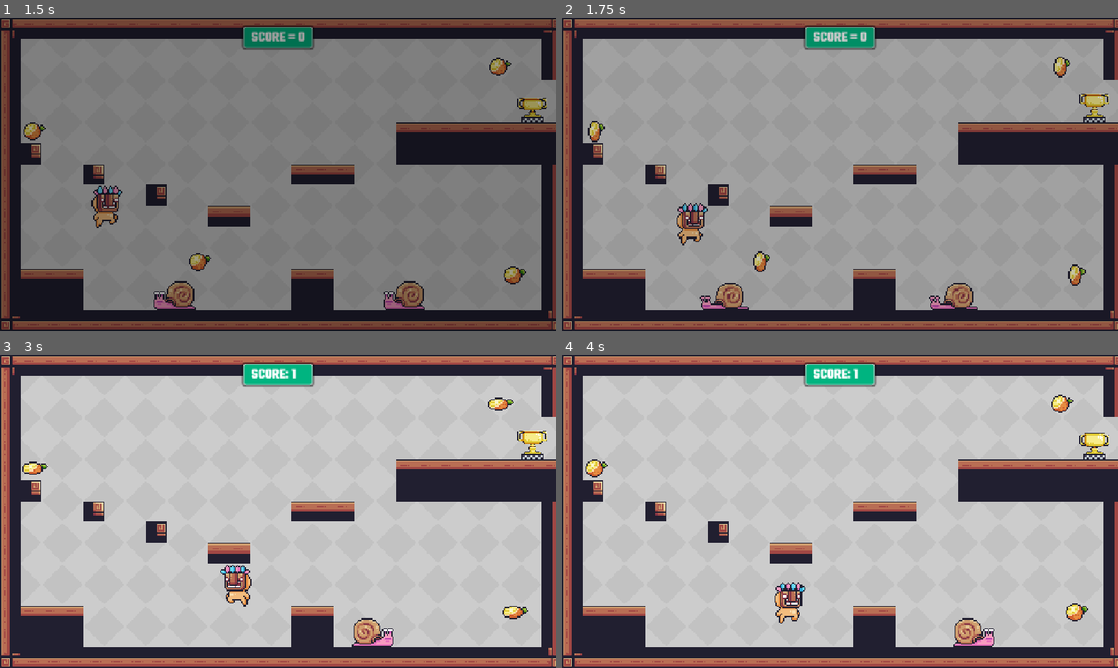
Above: before the commit, frames 1-4 (two rows, left to right).
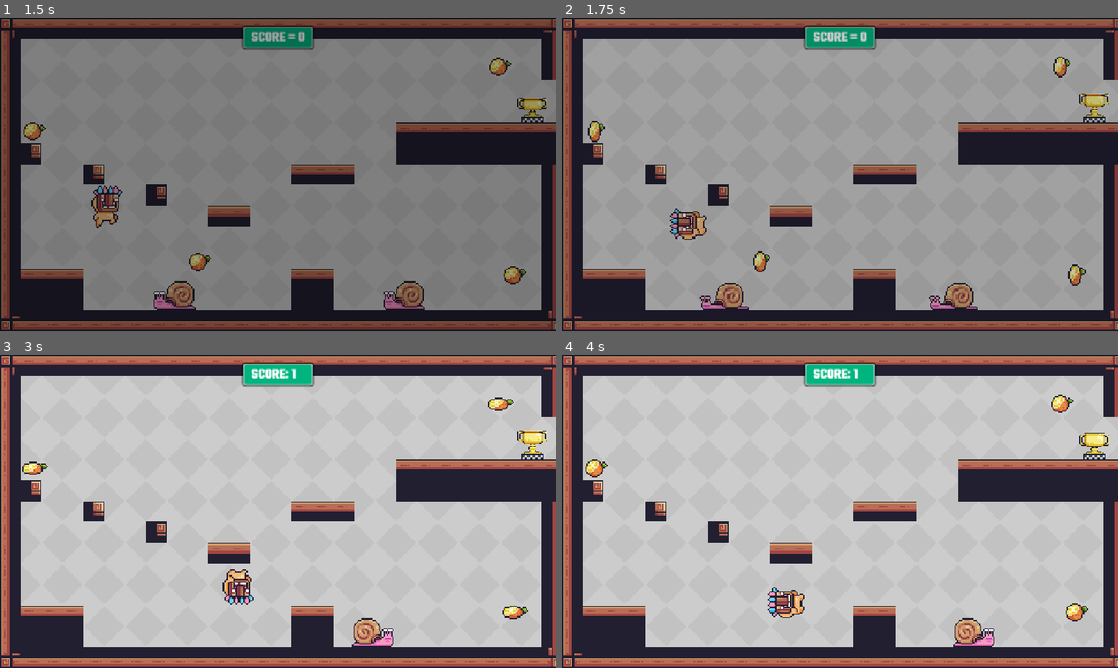
Above: after the commit, the same moments.

Repository: asehdev1994/pixel-platformer
Game: Godot game, scene res://Scenes/main.tscn
The game is run twice, just before and just after one commit, with the same random seed, the same clock (stepped at 60 frames per second) and the same inputs.
Inputs:
- Up to frame 1 (1.5 s): click "Play" at 0.5 s; hold D (right) from 1.28 s (still down); tap Space (jump) at 1.35 s
- Up to frame 2 (1.75 s): keep holding D (right); tap Space (jump) at 1.52 s
- Up to frame 3 (3 s): tap Space (jump) at 1.82, 2.1, 2.27, 2.57, 2.85 s; release D (right) at 2.78 s; hold A (left) from 2.78 s (still down)
- Up to frame 4 (4 s): release A (left) at 3.53 s; hold D (right) from 3.53 s (still down); tap Space (jump) at 3.6, 3.77 s

Frame 1 is identical in both runs. In frame 2, 0.6% of the frame differs, in the area x 19-27%, y 59-73%; in frame 3, 0.5%; in frame 4, 0.6%, in the area x 37-44%, y 72-86%.

Commit message:
Added double jump animation and refactored state animations

Diff:
--- a/Scenes/player.tscn
+++ b/Scenes/player.tscn
@@ -2,12 +2,37 @@
 
 [ext_resource type="Script" uid="uid://crfh2ni0be028" path="res://Scripts/player.gd" id="1_fkybt"]
 [ext_resource type="Texture2D" uid="uid://cqthprfkhc1oy" path="res://Assets/Images/Player/Hit (32x32).png" id="1_vgqql"]
+[ext_resource type="Texture2D" uid="uid://cyhigyfghmkqf" path="res://Assets/Images/Player/Double Jump (32x32).png" id="2_8erm5"]
 [ext_resource type="Texture2D" uid="uid://drpbhft67ecob" path="res://Assets/Images/Player/Idle (32x32).png" id="2_fkybt"]
 [ext_resource type="Texture2D" uid="uid://32on5axve31t" path="res://Assets/Images/Player/Jump (32x32).png" id="3_x3wgy"]
 [ext_resource type="Texture2D" uid="uid://b0a17k3s7dyat" path="res://Assets/Images/Player/Run (32x32).png" id="4_3smsa"]
 [ext_resource type="AudioStream" uid="uid://bfomn42xipkfl" path="res://Assets/Sounds/jump.wav" id="6_x3wgy"]
 [ext_resource type="AudioStream" uid="uid://b43e85tmu3q2e" path="res://Assets/Sounds/death.wav" id="7_3smsa"]
 
+[sub_resource type="AtlasTexture" id="AtlasTexture_qpa8y"]
+atlas = ExtResource("2_8erm5")
+region = Rect2(0, 0, 32, 32)
+
+[sub_resource type="AtlasTexture" id="AtlasTexture_sbwqj"]
+atlas = ExtResource("2_8erm5")
+region = Rect2(32, 0, 32, 32)
+
+[sub_resource type="AtlasTexture" id="AtlasTexture_xwi16"]
+atlas = ExtResource("2_8erm5")
+region = Rect2(64, 0, 32, 32)
+
+[sub_resource type="AtlasTexture" id="AtlasTexture_sweqm"]
+atlas = ExtResource("2_8erm5")
+region = Rect2(96, 0, 32, 32)
+
+[sub_resource type="AtlasTexture" id="AtlasTexture_ph33w"]
+atlas = ExtResource("2_8erm5")
+region = Rect2(128, 0, 32, 32)
+
+[sub_resource type="AtlasTexture" id="AtlasTexture_7ldla"]
+atlas = ExtResource("2_8erm5")
+region = Rect2(160, 0, 32, 32)
+
 [sub_resource type="AtlasTexture" id="AtlasTexture_8erm5"]
 atlas = ExtResource("1_vgqql")
 region = Rect2(0, 0, 32, 32)
@@ -130,6 +155,29 @@
 
 [sub_resource type="SpriteFrames" id="SpriteFrames_oq2gk"]
 animations = [{
+"frames": [{
+"duration": 1.0,
+"texture": SubResource("AtlasTexture_qpa8y")
+}, {
+"duration": 1.0,
+"texture": SubResource("AtlasTexture_sbwqj")
+}, {
+"duration": 1.0,
+"texture": SubResource("AtlasTexture_xwi16")
+}, {
+"duration": 1.0,
+"texture": SubResource("AtlasTexture_sweqm")
+}, {
+"duration": 1.0,
+"texture": SubResource("AtlasTexture_ph33w")
+}, {
+"duration": 1.0,
+"texture": SubResource("AtlasTexture_7ldla")
+}],
+"loop": 0,
+"name": &"doublejumping",
+"speed": 20.0
+}, {
 "frames": [{
 "duration": 1.0,
 "texture": SubResource("AtlasTexture_8erm5")
@@ -259,8 +307,10 @@
 [node name="AnimatedSprite2D" type="AnimatedSprite2D" parent="." unique_id=1371955511]
 texture_filter = 1
 sprite_frames = SubResource("SpriteFrames_oq2gk")
-animation = &"idle2"
+animation = &"doublejumping"
 autoplay = "idle"
+frame = 3
+frame_progress = 0.9339558
 flip_h = true
 
 [node name="CollisionShape2D" type="CollisionShape2D" parent="." unique_id=561022289]
--- a/Scripts/player.gd
+++ b/Scripts/player.gd
@@ -11,6 +11,9 @@
 const MAX_JUMPS = 2
 var jumps_left = MAX_JUMPS
 
+func _ready() -> void:
+	animated_sprite_2d.animation_finished.connect(_on_animation_finished)
+
 func _physics_process(delta: float) -> void:
 
 	if !alive:
@@ -19,16 +22,9 @@
 	if is_on_floor():
 		jumps_left = MAX_JUMPS
 
-	# Add animation
-	if velocity.x >1 or velocity.x < -1:
-		animated_sprite_2d.animation = "running"
-	else:
-		animated_sprite_2d.animation = "idle"
-
 	# Add the gravity.
 	if not is_on_floor():
 		velocity += get_gravity() * delta
-		animated_sprite_2d.animation = "jumping"
 
 	if can_move:
 		# Handle jump.
@@ -36,6 +32,8 @@
 			velocity.y = JUMP_VELOCITY
 			jumps_left -= 1
 			jump_sound.play()
+			if jumps_left == 0:
+				animated_sprite_2d.play("doublejumping")
 
 		# Get the input direction and handle the movement/deceleration.
 		var direction := Input.get_axis("left", "right")
@@ -51,10 +49,38 @@
 		elif direction == -1.0:
 			animated_sprite_2d.flip_h = true
 
+		update_animation()
+
 func die() -> void:
 	death_sound.play()
-	animated_sprite_2d.animation = "dying"
+	animated_sprite_2d.play("dying")
 	alive = false
 
 func bounce():
 	velocity.y = JUMP_VELOCITY * 0.7
+
+func _on_animation_finished() -> void:
+	if animated_sprite_2d.animation == "doublejumping":
+		animated_sprite_2d.play("jumping")
+
+func update_animation() -> void:
+
+	# Air animations
+	if not is_on_floor():
+
+		# Don't interrupt the double jump animation
+		if animated_sprite_2d.animation == "doublejumping":
+			return
+
+		set_animation("jumping")
+		return
+
+	# Ground animations
+	if abs(velocity.x) > 1:
+		set_animation("running")
+	else:
+		set_animation("idle")
+
+func set_animation(name: String) -> void:
+	if animated_sprite_2d.animation != name:
+		animated_sprite_2d.play(name)
--- a/project.godot
+++ b/project.godot
@@ -19,6 +19,8 @@
 
 window/size/viewport_width=1280
 window/size/viewport_height=720
+window/size/window_width_override=2880
+window/size/window_height_override=1500
 window/stretch/mode="canvas_items"
 window/stretch/aspect="expand"
 
Binary file added: Assets/Images/Player/Double Jump (32x32).png
Not shown, added: Assets/Images/Player/Double Jump (32x32).png.import
